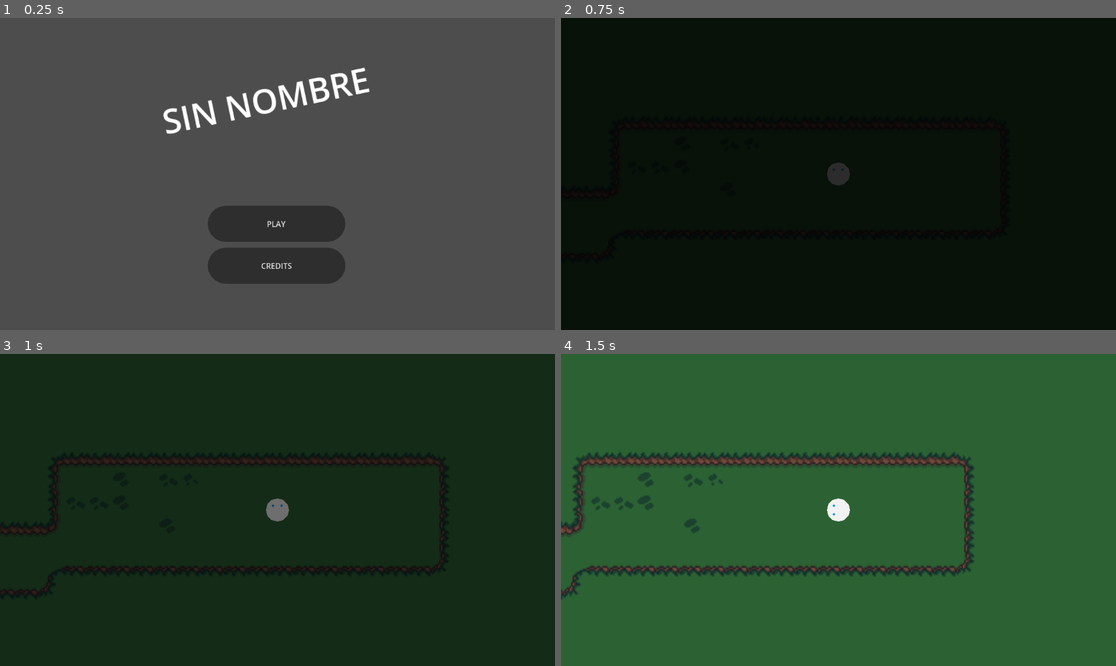
Above: before the commit, frames 1-4 (two rows, left to right).
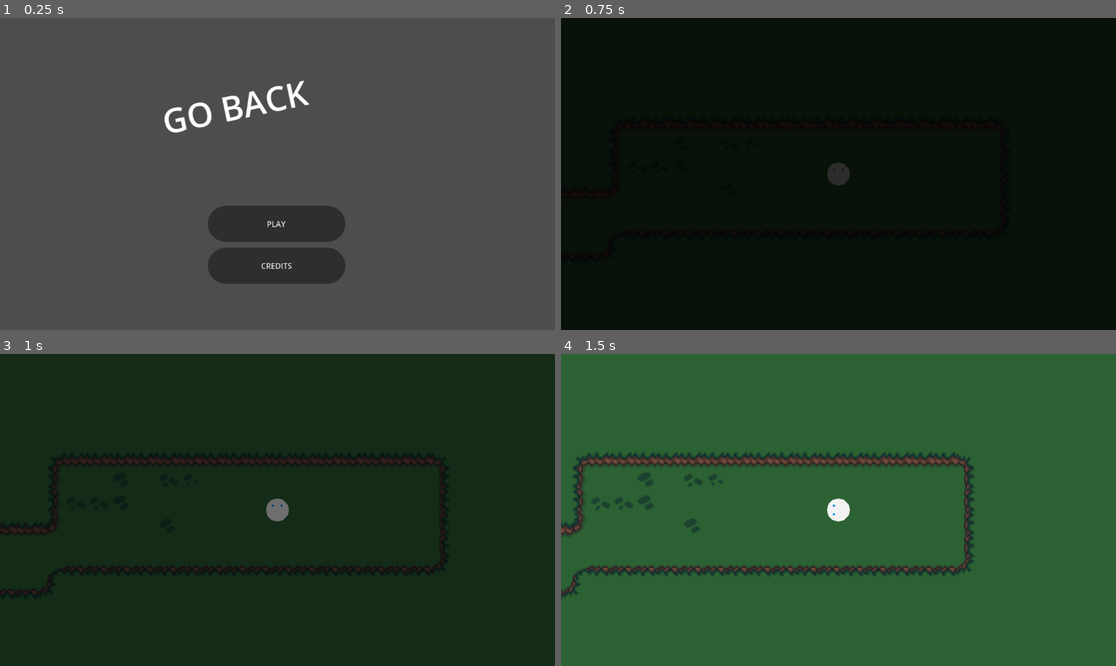
Above: after the commit, the same moments.

Repository: eliasescalante/GJ_godot_2026
Game: Godot game, scene res://src/scenes/world/intro/intro.tscn
Two runs of this game, one before a commit and one after it. Both use one fixed random seed, a clock stepped at 60 frames per second and the inputs below. Sound files missing from this copy of the repository are replaced by a short silence.
Inputs:
- Up to frame 1 (0.25 s): no input
- Up to frame 2 (0.75 s): click "PLAY" at 0.5 s
- Up to frame 3 (1 s): no input
- Up to frame 4 (1.5 s): hold Right (ui_right) from 1.28 s (still down)

The runs differ from the first frame. In frame 1, 1.7% of the frame differs, in the area x 29-67%, y 15-38%; in frame 2, nothing differs; in frame 3, nothing differs; in frame 4, nothing differs.

Commit message:
arreglo al titulo

Diff:
--- a/src/scenes/world/intro/intro.tscn
+++ b/src/scenes/world/intro/intro.tscn
@@ -97,7 +97,7 @@
 offset_right = 803.0
 offset_bottom = 364.0
 rotation = -0.20776863
-text = "SIN NOMBRE
+text = "GO BACK
 "
 label_settings = SubResource("LabelSettings_80ux7")
 
